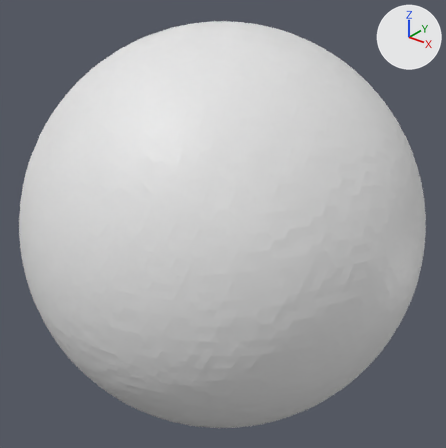
An edit to the Blender file Assets/Models/Planet.blend, drawn before and after from the same camera.
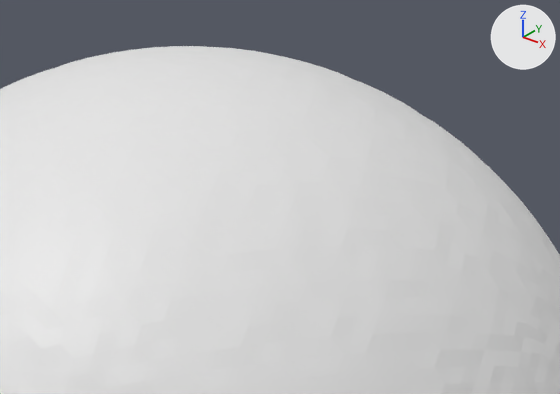
Old and new are each drawn whole from a 50 mm lens placed at (1.8, -2.246, 1.397), pointed at (-0.003, 0.008, 0.0) and again close up on the part from 30% to 89% of the width and 0% to 41% of the height. The axes (+X, +Y, +Z) are drawn at upper right. The lights are the same throughout.

The older version as bpy lines, for what is in view:
```python
me_planet = bpy.data.meshes.new('Planet')
me_planet.from_pydata(...)  # 10242 vertices, 20480 faces; spans x -1.0..1.0, y -1.0..1.02, z -1.0..1.0
me_planet.materials.append(mat_colour_palette___desaturated_png)  # its picture is missing
ob_planet = bpy.data.objects.new('Planet', me_planet)
ob_planet.location = (0.0, 0.0, 0.0)
```
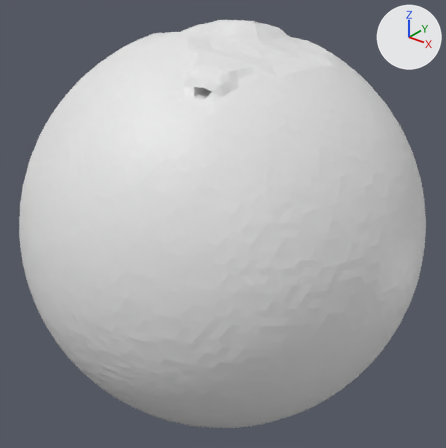
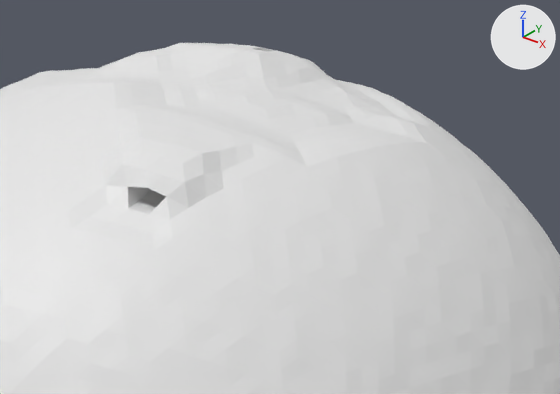
The change, as a diff of the scene's bpy script:
```diff
--- a/Assets/Models/Planet.blend.py
+++ b/Assets/Models/Planet.blend.py
@@ me_planet @@
 # used by ob_planet; location = (0.0, 0.0, 0.0)
-me_planet.from_pydata(...)  # 10242 vertices, 20480 faces; spans x -1.0..1.0, y -1.0..1.02, z -1.0..1.0
+me_planet.from_pydata(...)  # 10429 vertices, 20669 faces; spans x -1.0..1.0, y -1.0..1.02, z -1.0..1.0
+# me_planet part 1
+# 1 vertex is removed from x 0.34, y 0.85, z 0.41
+# 9 faces are deleted
+# 8 vertices in x 0.5..0.64, y 0.33..0.46, z 0.63..0.75 move by (0.01, 0.01, 0.01)
+# 3 vertices in x 0.58..0.63, y 0.36..0.4, z 0.68..0.71 move by (0.02, 0.01, 0.02)
+# 10 vertices move from x 0.52..0.63, y 0.33..0.46, z 0.66..0.76 to x 0.52..0.63, y 0.33..0.47, z 0.66..0.77
+# 188 vertices are added at x 0.27..0.62, y 0.33..0.85, z 0.32..0.75
+# 198 new faces join them
 me_planet.materials.append(mat_colour_palette___desaturated_png)
@@ ob_planet @@
 ob_planet.location = (0.0, 0.0, 0.0)
+ob_planet.rotation_euler = (0.957, -0.28, -0.212)  # degrees (55, -16, -12)
```

Boxes [x1, y1, x2, y2] around the edits, measured in the close-ups (560 x 394 px):
'Planet', reshaped, turned
    before: [0, 46, 560, 394]
    after: [0, 43, 560, 394]
part 1 of me_planet, built on
    before: [478, 158, 549, 238]
    after: [102, 48, 277, 219]
